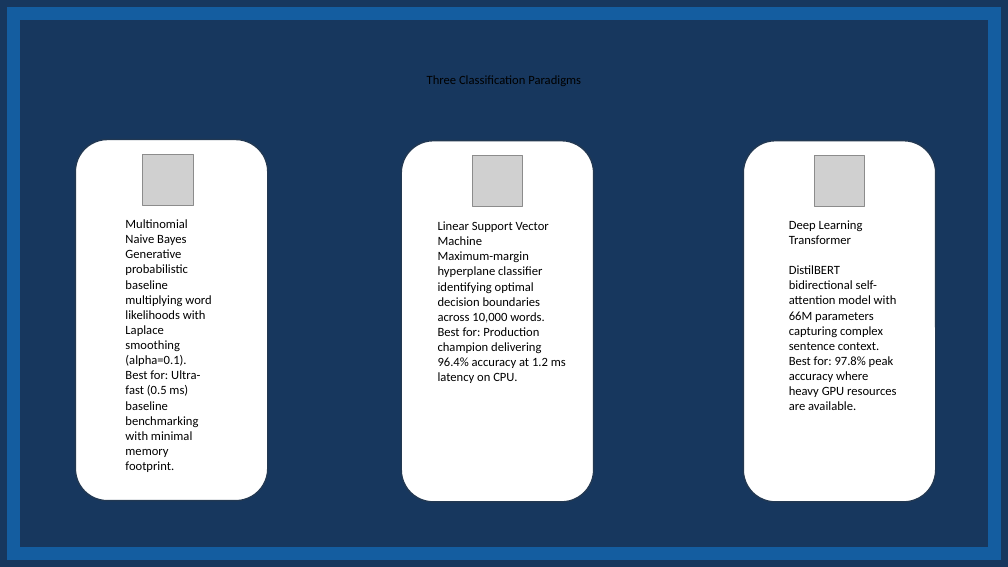
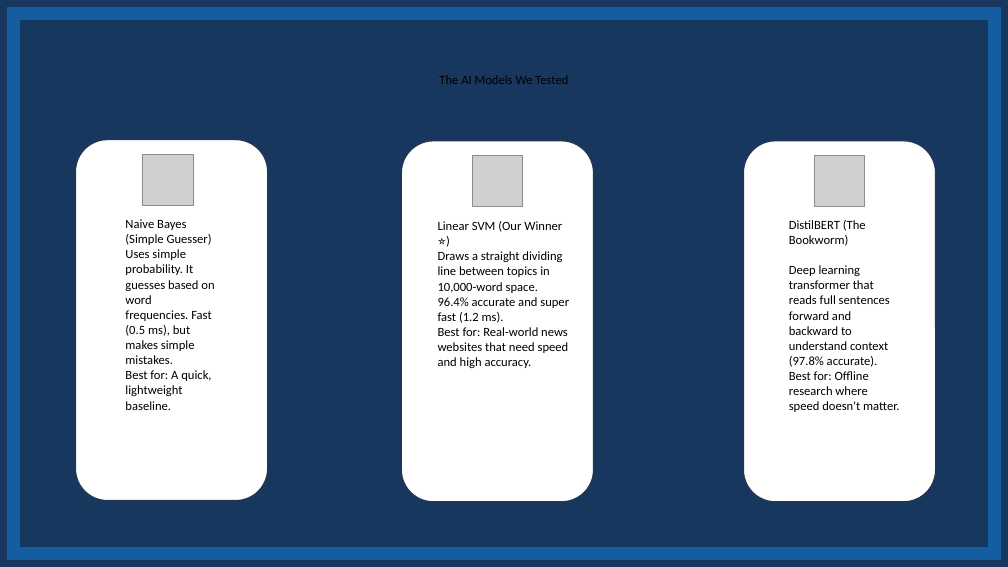
Before and after one commit to Abhijeet0848/NewsLens, a slide deck: slide 8 of docs/NewsScope_Presentation_CruxTemplate.pptx. Drawn at 1008x567 pixels with LibreOffice and Linux fonts; fonts in the diff are those of the drawing; grey boxes stand for pictures. Boxes give left, top, right and bottom in pixels: in the first picture for what was removed or moved away, otherwise in the second. Text is boxed around its words. In the diff, an @@ line names an element or a change of style, - is before the commit and + after.

Commit message:
docs: finalize 15-slide PowerPoint in CRUX template using simple English

```diff
--- a/docs/NewsScope_Presentation_CruxTemplate.pptx
+++ b/docs/NewsScope_Presentation_CruxTemplate.pptx
@@ text at (439,75,568,84): text changed @@
-Three Classification Paradigms
+The AI Models We Tested
@@ text at (125,219,214,410): text changed @@
-Multinomial Naive Bayes
-Generative probabilistic baseline multiplying word likelihoods with Laplace smoothing (alpha=0.1).
-Best for: Ultra-fast (0.5 ms) baseline benchmarking with minimal memory footprint.
+Naive Bayes (Simple Guesser)
+Uses simple probability. It guesses based on word frequencies. Fast (0.5 ms), but makes simple mistakes.
+Best for: A quick, lightweight baseline.
@@ text at (438,221,569,368): text changed @@
-Linear Support Vector Machine
-Maximum-margin hyperplane classifier identifying optimal decision boundaries across 10,000 words.
-Best for: Production champion delivering 96.4% accuracy at 1.2 ms latency on CPU.
+Linear SVM (Our Winner ⭐)
+Draws a straight dividing line between topics in 10,000-word space. 96.4% accurate and super fast (1.2 ms).
+Best for: Real-world news websites that need speed and high accuracy.
@@ text at (789,220,899,412): text changed @@
-Deep Learning Transformer
-DistilBERT bidirectional self-attention model with 66M parameters capturing complex sentence context.
-Best for: 97.8% peak accuracy where heavy GPU resources are available.
+DistilBERT (The Bookworm)
+Deep learning transformer that reads full sentences forward and backward to understand context (97.8% accurate).
+Best for: Offline research where speed doesn't matter.
```
Also in this commit, not shown: 12 other slides changed, 4 other files.
